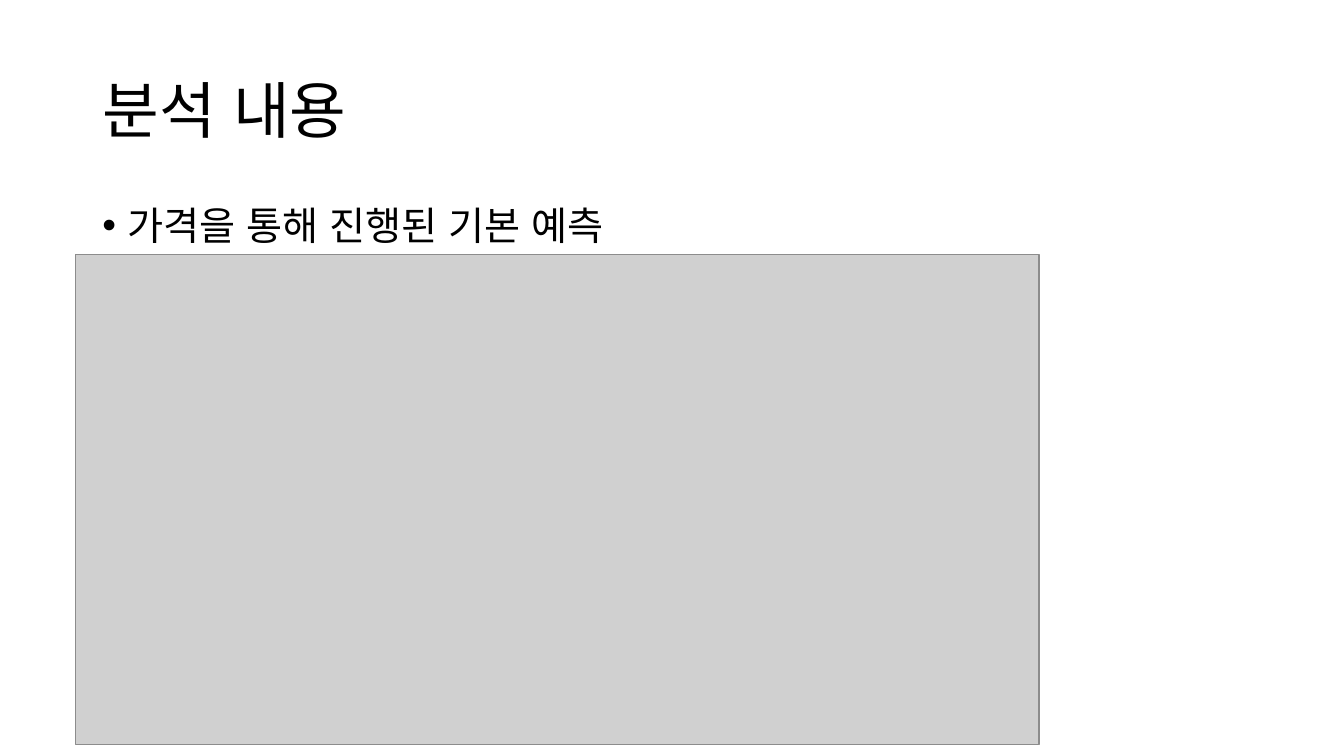
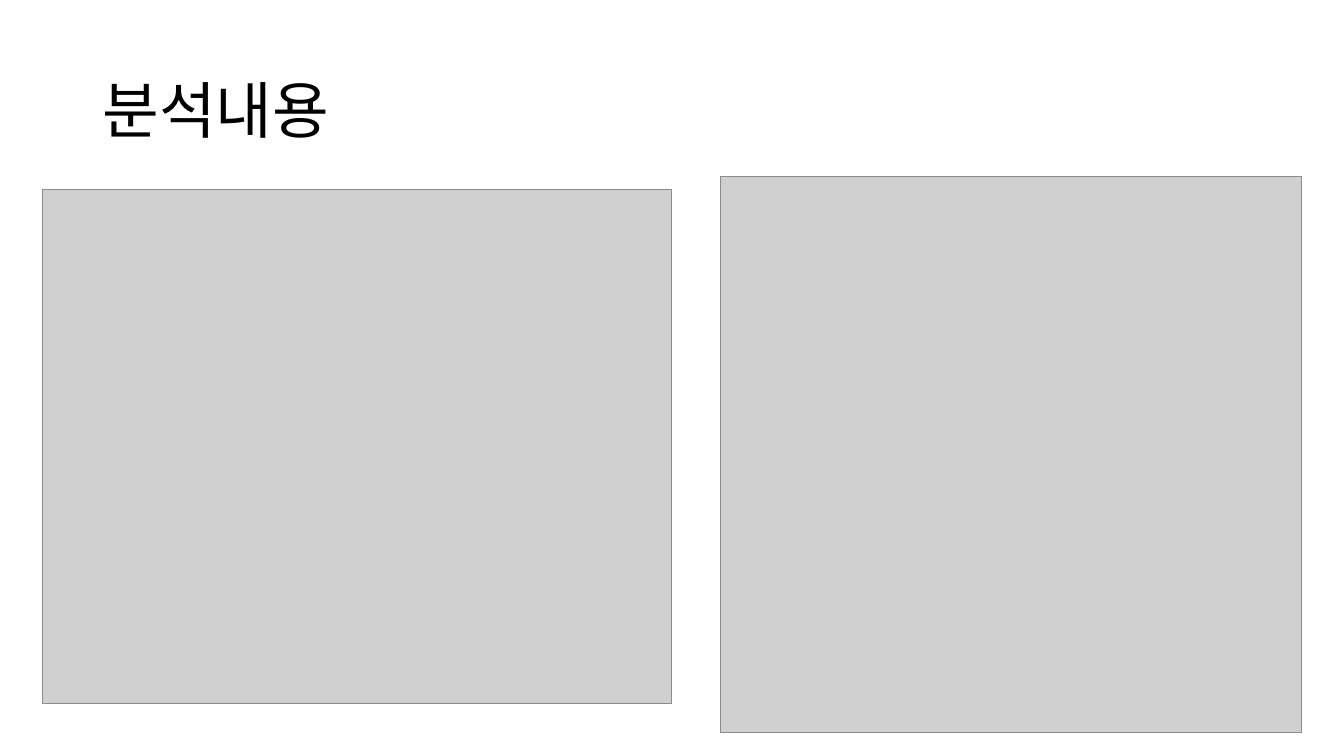
Before and after one commit to artistic100one/machinelearning, a slide deck: slide 10 of ML Project/Bitcoin Data.pptx (slide 7 before the commit). Drawn at 1344x756 pixels with LibreOffice and Linux fonts; fonts in the diff are those of the drawing; grey boxes stand for pictures. Boxes give left, top, right and bottom in pixels: in the first picture for what was removed or moved away, otherwise in the second. Text is boxed around its words. In the diff, an @@ line names an element or a change of style, - is before the commit and + after.

```diff
--- a/ML Project/Bitcoin Data.pptx
+++ b/ML Project/Bitcoin Data.pptx
@@ title at [102,82,329,138]: spaces changed @@
-분석 내용
+분석내용
@@ picture added at [721,176,1303,733] @@
@@ picture: place and size @@
-picture at [76,255,1040,745]
+picture at [42,190,673,704]
@@ text removed at [128,207,604,243] @@
-• 가격을 통해 진행된 기본 예측
```
Also in this commit, not shown: 3 other slides changed, 4 slides added, 1 slide removed, 3 other files.
